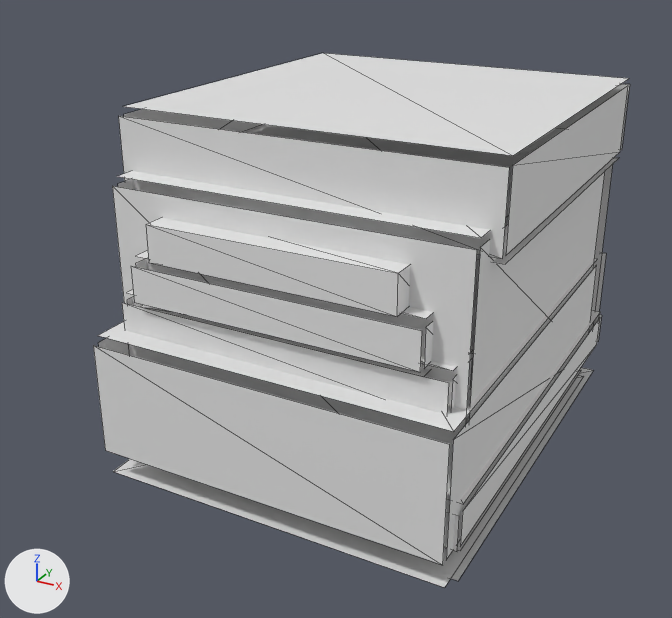
Two versions of the OBJ model tools/armor_src/models/entity/coffinplate/boots_leg_l.obj, one commit apart.
The view is the same before and after, from a camera (50 mm lens) standing at (0.469, -0.736, 0.432) and looking at (0.106, -0.076, 0.103). Arrows for +X, +Y and +Z are at lower left; the lights stay in place. The first picture is the older version. Mesh edges are drawn as thin lines. Where no turn or scale is listed for an object, it has been applied to the vertices.

Objects in the first picture: 'boots_leg_l'.
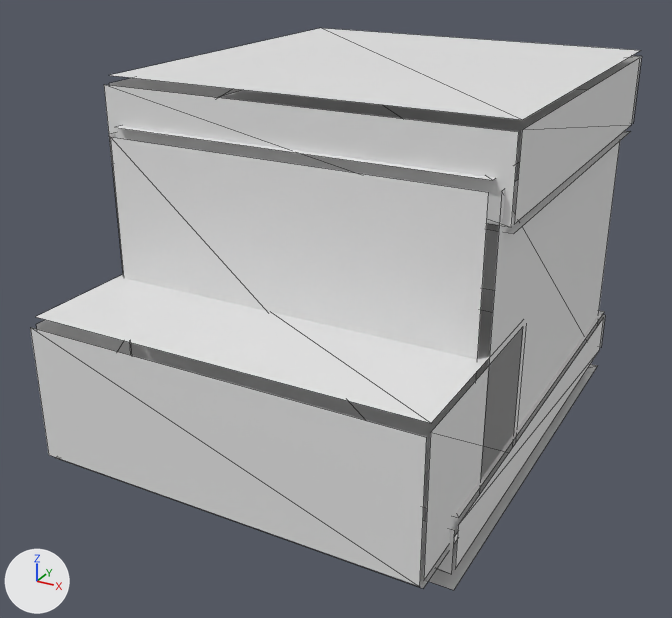
Pixel boxes [x1, y1, x2, y2] of what changed, in the pictures (672 x 618 px; the box of a moved part takes in the faces that stretch with it):
'boots_leg_l', reshaped (14% wider)
    before: [93, 53, 630, 588]
    after: [30, 28, 642, 590]
part 1 of me_boots_leg_l, rebuilt
    before: [112, 186, 477, 512]
    after: [110, 137, 489, 470]
part 2 of me_boots_leg_l, rebuilt
    before: [589, 164, 613, 332]
    after: [482, 229, 499, 290]
part 3 of me_boots_leg_l, rebuilt
    before: [469, 172, 605, 420]
    after: [481, 141, 620, 491]
part 4 of me_boots_leg_l, rebuilt (mostly hidden)
    before: [118, 179, 134, 190]
    after: [109, 133, 131, 348]
part 5 of me_boots_leg_l, rebuilt
    before: [117, 124, 564, 238]
    after: [486, 131, 630, 234]
part 6 of me_boots_leg_l, rebuilt
    before: [457, 370, 581, 551]
    after: [429, 364, 597, 590]
part 7 of me_boots_leg_l, rebuilt (6% wider)
    before: [119, 116, 510, 259]
    after: [104, 85, 519, 227]
part 8 of me_boots_leg_l, rebuilt
    before: [556, 84, 630, 150]
    after: [576, 56, 642, 124]
part 9 of me_boots_leg_l, rebuilt
    before: [506, 86, 628, 255]
    after: [514, 58, 640, 224]
part 10 of me_boots_leg_l, rebuilt
    before: [124, 109, 263, 132]
    after: [109, 78, 242, 98]
part 11 of me_boots_leg_l, rebuilt
    before: [123, 53, 629, 156]
    after: [115, 89, 586, 180]
part 12 of me_boots_leg_l, rebuilt (not visible afterwards)
    before: [113, 375, 583, 588]
part 13 of me_boots_leg_l, rebuilt
    before: [593, 315, 602, 342]
    after: [597, 315, 605, 347]
part 14 of me_boots_leg_l, rebuilt (6% wider, 10% taller)
    before: [460, 318, 600, 546]
    after: [455, 318, 604, 569]
part 15 of me_boots_leg_l, rebuilt
    before: [447, 310, 600, 504]
    after: [423, 288, 604, 518]
part 16 of me_boots_leg_l, deleted
    before: [98, 157, 619, 581]
part 17 of me_boots_leg_l, moved or reshaped
    before: [93, 253, 606, 565]
    after: [30, 28, 641, 588]

The change, as a list of edits to the scene's bpy script:
```text
Change me_boots_leg_l:
    used by ob_boots_leg_l; location = (0.0, 0.0, 0.0)
    remove me_boots_leg_l.from_pydata(...)  # 152 vertices, 84 faces; spans x -0.041..0.284, y -0.231..0.188, z -0.031..0.281
    add me_boots_leg_l.from_pydata(...)  # 96 vertices, 48 faces; spans x -0.047..0.291, y -0.287..0.175, z -0.019..0.306
    me_boots_leg_l part 1: the loose piece of 4 vertices spanning x -0.031..0.275, y -0.194, z 0.0..0.225 is rebuilt with 4 vertices and now spans x -0.034..0.278, y -0.188..-0.187, z 0.0..0.262
    me_boots_leg_l part 2: the loose piece of 4 vertices spanning x -0.031..0.275, y 0.181, z 0.0..0.225 is rebuilt with 4 vertices and now spans x -0.034..0.278, y 0.175, z 0.0..0.262
    me_boots_leg_l part 3: the loose piece of 4 vertices spanning x 0.275, y -0.188..0.15, z 0.0..0.225 is rebuilt with 4 vertices and now spans x 0.284, y -0.181..0.156, z 0.0..0.262
    me_boots_leg_l part 4: the loose piece of 4 vertices spanning x -0.031, y -0.188..0.15, z 0.0..0.225 is rebuilt with 4 vertices and now spans x -0.041, y -0.181..0.156, z 0.0..0.262
    me_boots_leg_l part 5: the loose piece of 4 vertices spanning x -0.031..0.275, y -0.187..0.15, z 0.231 is rebuilt with 4 vertices and now spans x -0.047..0.291, y -0.169..0.169, z 0.231
    me_boots_leg_l part 6: the loose piece of 4 vertices spanning x -0.031..0.275, y -0.188..0.15, z -0.019 is rebuilt with 4 vertices and now spans x -0.044..0.287, y -0.231..0.169, z -0.019
    me_boots_leg_l part 7: the loose piece of 4 vertices spanning x -0.041..0.284, y -0.169, z 0.213..0.275 is rebuilt with 4 vertices and now spans x -0.047..0.291, y -0.175, z 0.238..0.3
    me_boots_leg_l part 8: the loose piece of 4 vertices spanning x -0.041..0.284, y 0.169, z 0.212..0.275 is rebuilt with 4 vertices and now spans x -0.047..0.291, y 0.175, z 0.237..0.3
    me_boots_leg_l part 9: the loose piece of 4 vertices spanning x 0.284, y -0.162..0.163, z 0.212..0.275 is rebuilt with 4 vertices and now spans x 0.291, y -0.169..0.169, z 0.237..0.3
    me_boots_leg_l part 10: the loose piece of 4 vertices spanning x -0.041, y -0.162..0.163, z 0.212..0.275 is rebuilt with 4 vertices and now spans x -0.047, y -0.169..0.169, z 0.237..0.3
    me_boots_leg_l part 11: the loose piece of 4 vertices spanning x -0.041..0.284, y -0.162..0.163, z 0.281 is rebuilt with 4 vertices and now spans x -0.034..0.278, y -0.181..0.156, z 0.269
    me_boots_leg_l part 12: the loose piece of 4 vertices spanning x -0.034..0.278, y -0.225..0.15, z -0.025 is rebuilt with 4 vertices and now spans x -0.034..0.278, y -0.181..0.156, z -0.013..-0.012
    me_boots_leg_l part 13: the loose piece of 4 vertices spanning x -0.038..0.281, y 0.188, z 0.0..0.031 is rebuilt with 4 vertices and now spans x -0.044..0.287, y 0.175, z 0.0..0.037
    me_boots_leg_l part 14: the loose piece of 4 vertices spanning x 0.281, y -0.206..0.181, z 0.0..0.031 is rebuilt with 4 vertices and now spans x 0.287, y -0.231..0.169, z 0.0..0.038
    me_boots_leg_l part 15: the loose piece of 4 vertices spanning x -0.038..0.281, y -0.206..0.181, z 0.037..0.038 is rebuilt with 4 vertices and now spans x -0.044..0.287, y -0.231..0.169, z 0.044
    me_boots_leg_l part 16: 17 loose pieces with 72 vertices, spanning x -0.041..0.284, y -0.225..0.181, z -0.031..0.206, are deleted
    me_boots_leg_l part 17: 16 vertices removed from x -0.034..0.278, y -0.231..0.188, z 0.0..0.1; 32 vertices added at x -0.047..0.291, y -0.287..0.169, z 0.0..0.306
    other edits to the shape of me_boots_leg_l do not show in these pictures
```
